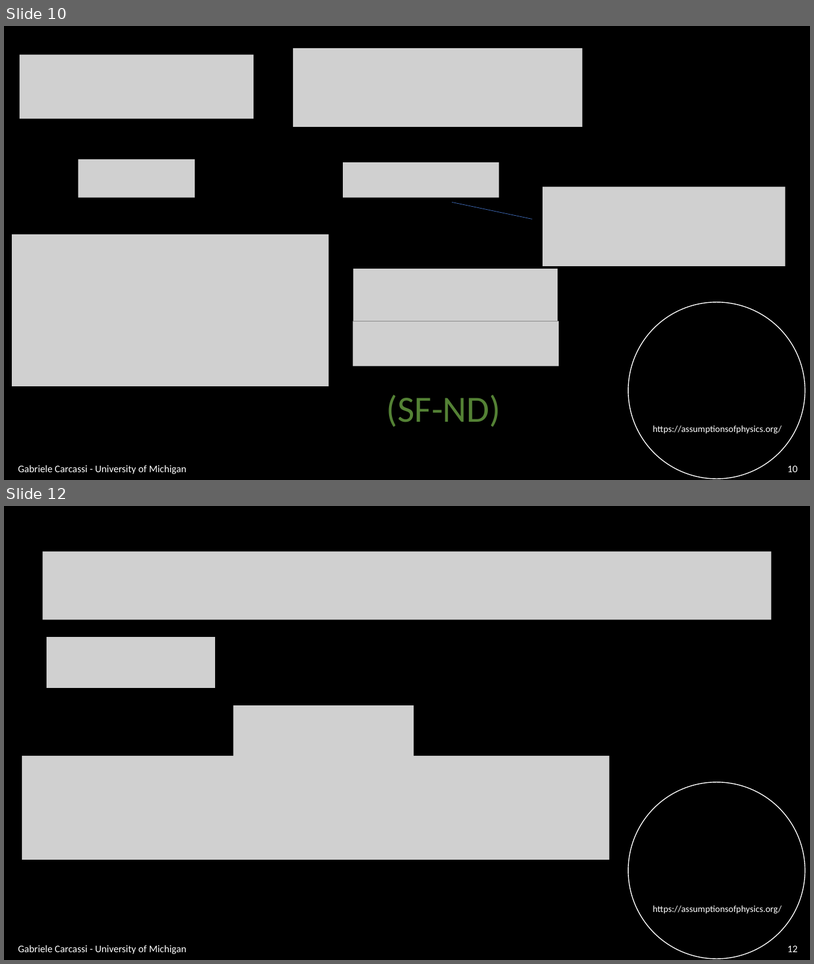
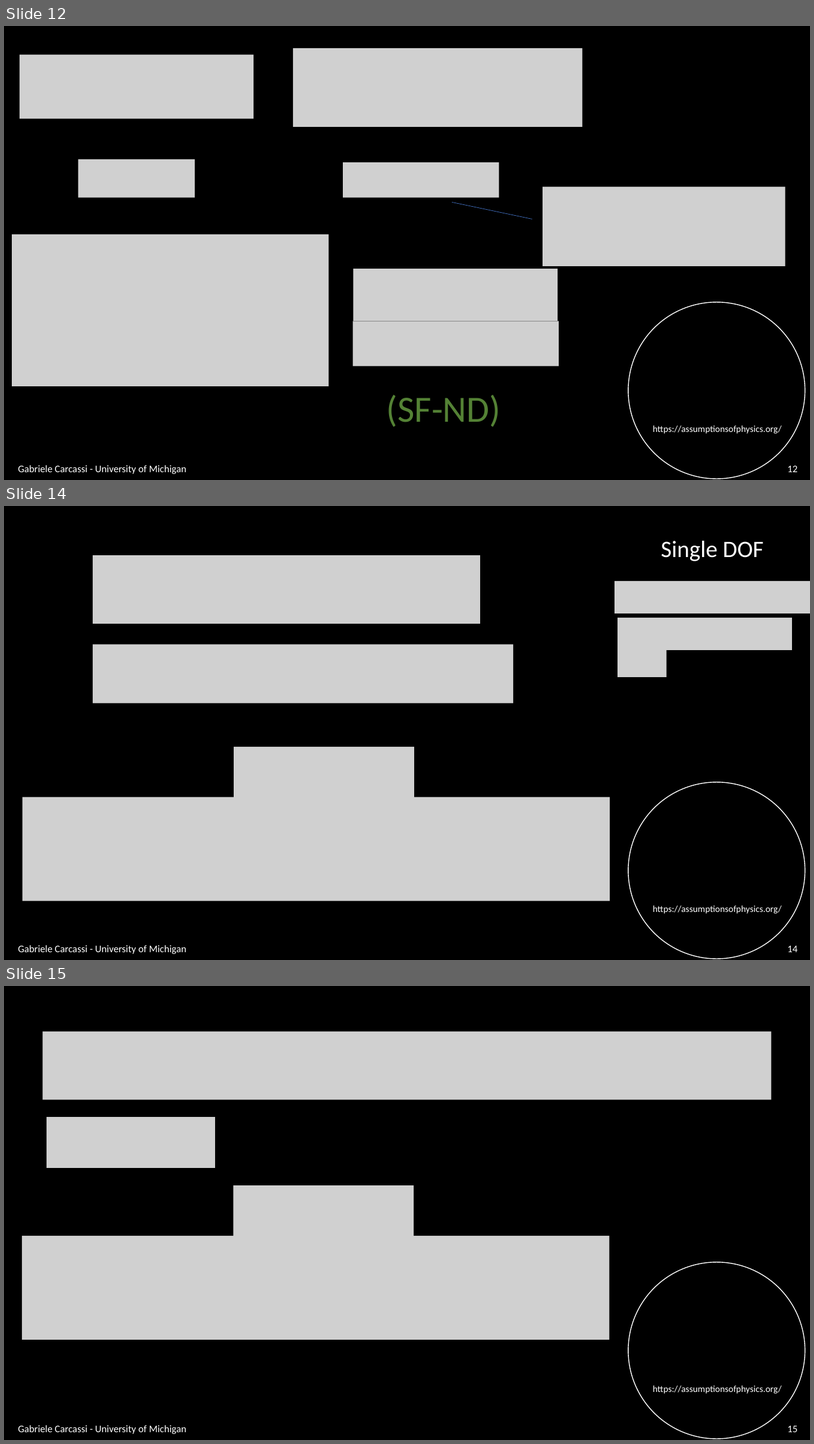
Before and after one commit to assumptionsofphysics/slides, a slide deck: BookCompanions-v2/RP-Class-4.pptx. Shown one above the other, each under a label of ours: slides 10 and 12 before the commit, slides 12, 14 and 15 after it; the slides between them are not shown. The pictures are 814x964 and 814x1444 pixels, drawn with LibreOffice and Linux fonts; fonts in the diff are those of the drawing; grey boxes stand for pictures; background and template pictures are left out. Boxes give left, top, right and bottom in pixels: in the first picture for what was removed or moved away, otherwise in the second. Text is boxed around its words. In the diff, an @@ line names an element or a change of style, - is before the commit and + after.

```diff
--- a/BookCompanions-v2/RP-Class-4.pptx
+++ b/BookCompanions-v2/RP-Class-4.pptx
@@ slide 14 added at box(4, 506, 810, 960), background #000000; not listed: 2 template elements that a slide beside it also shows @@
@@ text added at box(661, 540, 764, 561), 28 pt, text #FFFFFF @@
+Single DOF
@@ picture added at box(93, 555, 481, 624) @@
@@ picture added at box(615, 581, 810, 613) @@
@@ picture added at box(618, 618, 792, 650) @@
@@ picture added at box(93, 645, 514, 703) @@
@@ picture added at box(618, 646, 667, 676) @@
@@ picture added at box(234, 747, 415, 802) @@
@@ picture added at box(22, 797, 610, 901) @@
@@ text added at box(18, 945, 186, 954), 12 pt, text #FFFFFF @@
+Gabriele Carcassi - University of Michigan
@@ page number added at box(788, 945, 798, 952), 12 pt, text #FFFFFF @@
+14
@@ what was slide 10 is now slide 12 @@
@@ page number at box(788, 465, 798, 472): text changed @@
-10
+12
@@ what was slide 12 is now slide 15 @@
@@ page number at box(788, 1425, 798, 1432): text changed @@
-12
+15
```
Also in this commit, not shown: 4 slides changed, 6 other slides added.
